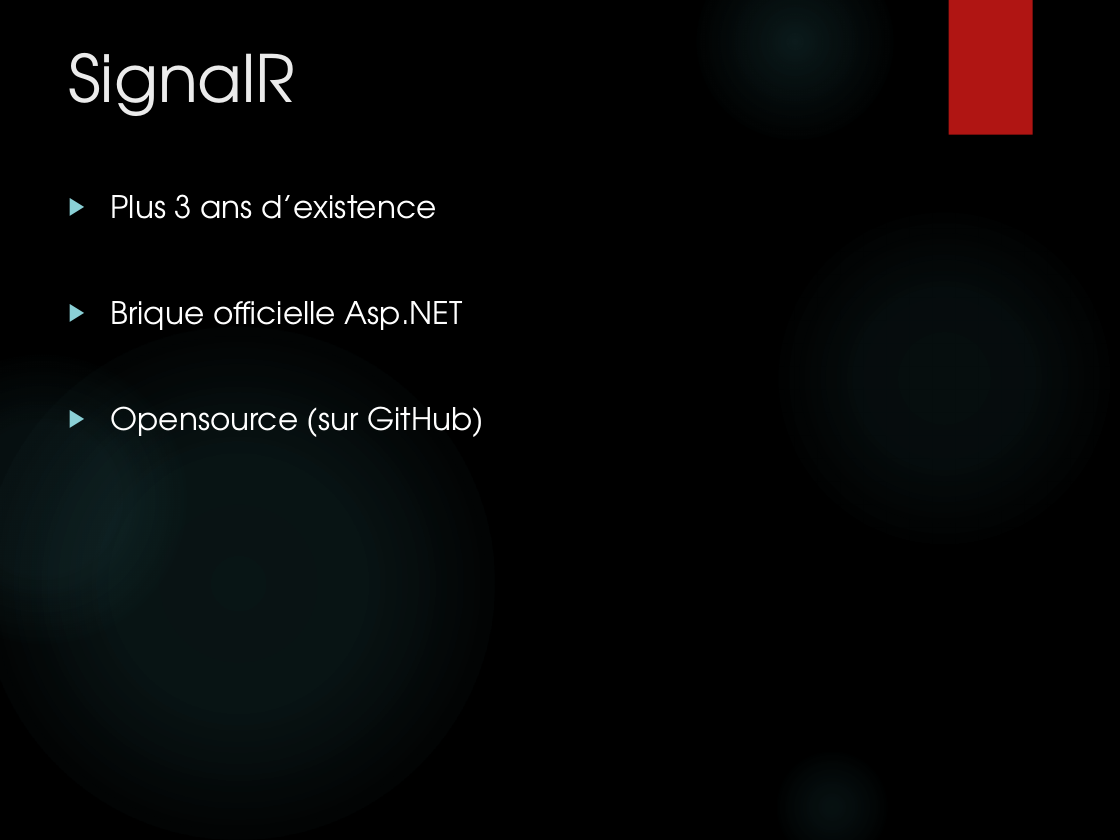
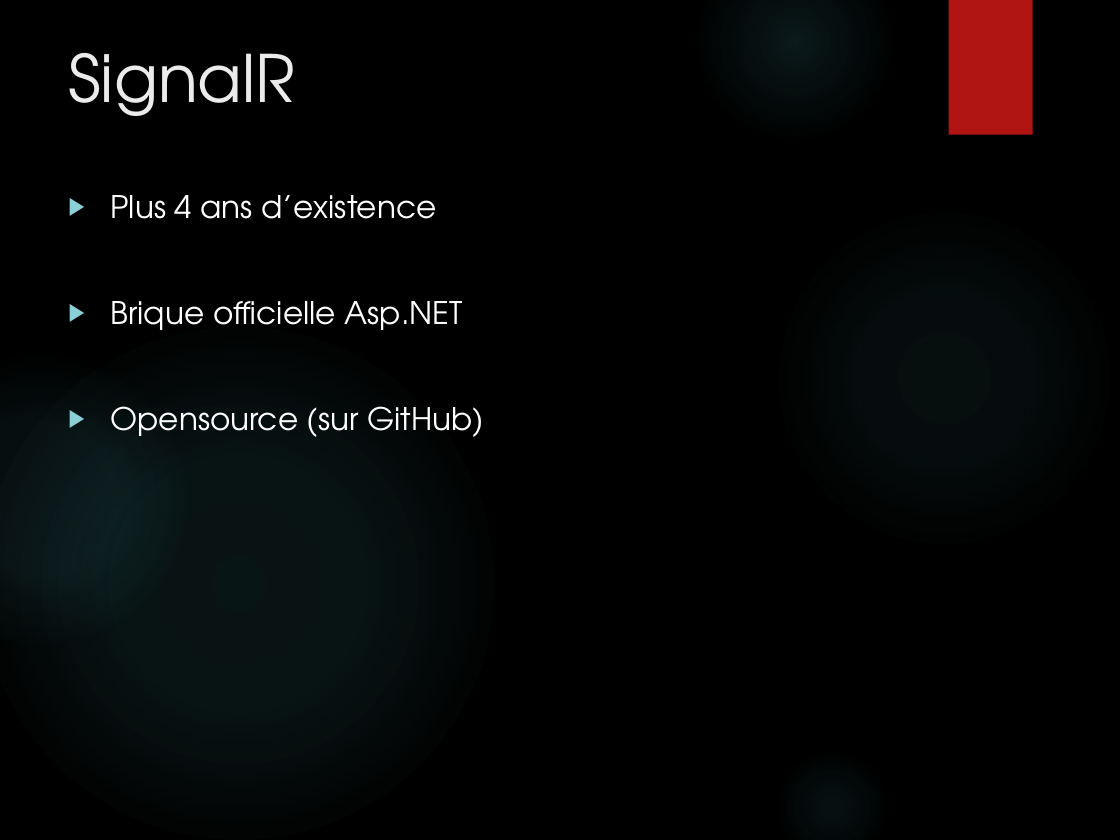
Before and after one commit to fpellet/Bbl.SignalR, a slide deck: slide 8 of SignalR.pptx. Drawn at 1120x840 pixels with LibreOffice and Linux fonts; fonts in the diff are those of the drawing; background and template pictures are left out. Boxes give left, top, right and bottom in pixels: in the first picture for what was removed or moved away, otherwise in the second. Text is boxed around its words. In the diff, an @@ line names an element or a change of style, - is before the commit and + after.

Commit message:
Update slide

```diff
--- a/SignalR.pptx
+++ b/SignalR.pptx
@@ text at (111, 195, 437, 219): text changed @@
-▶ Plus 3 ans d’existence
+▶ Plus 4 ans d’existence
```
